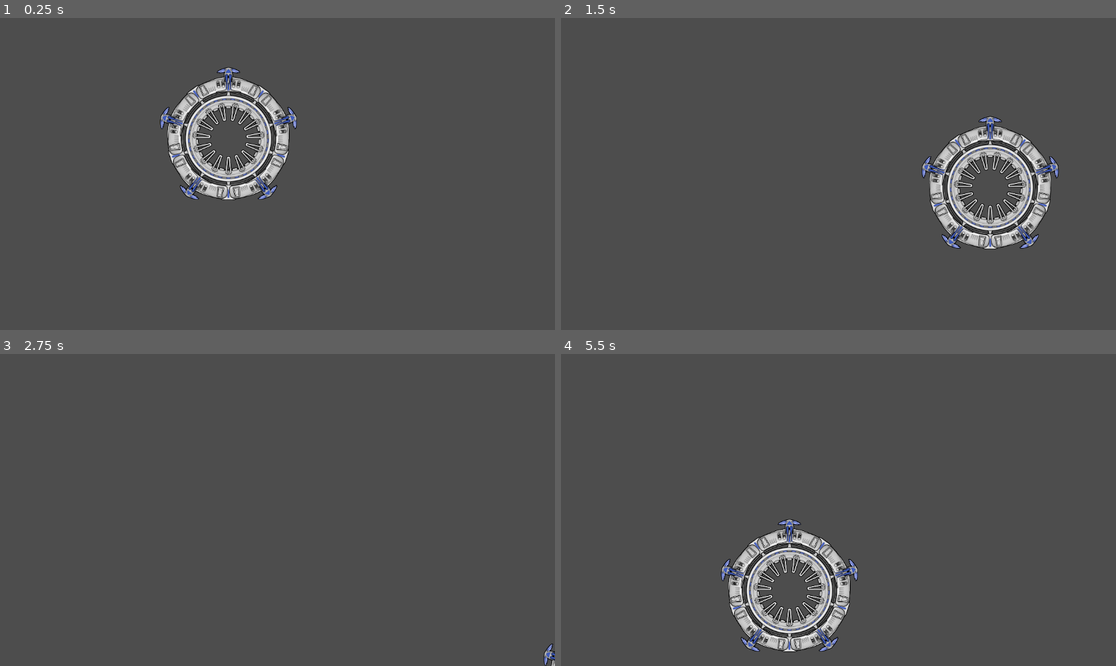
Above: before the commit, frames 1-4 (two rows, left to right).
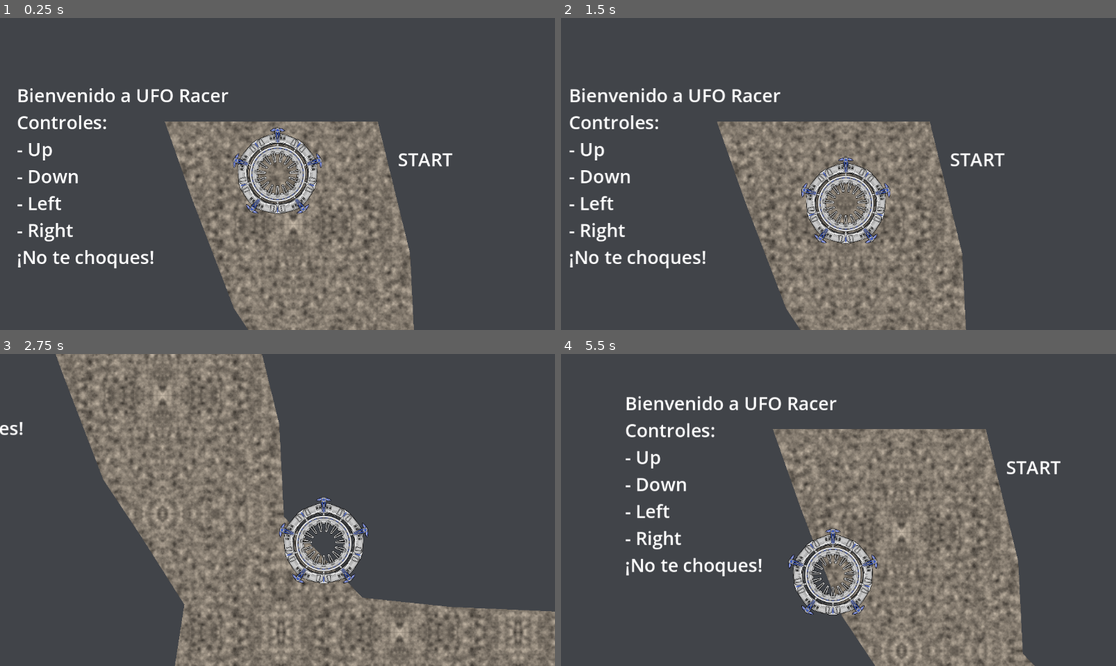
Above: after the commit, the same moments.

Repository: aPonce2001/JuegosInteractivosGodot
Game: Godot game, scene res://scenes/level-1.tscn
Two runs of this game, one before a commit and one after it. Both use one fixed random seed, a clock stepped at 60 frames per second and the inputs below.
Inputs:
- Up to frame 1 (0.25 s): no input
- Up to frame 2 (1.5 s): tap Enter at 0.5 s; hold Right (move_right) 0.53-1.28 s; hold Down (move_down) from 1.28 s (still down)
- Up to frame 3 (2.75 s): release Down (move_down) at 2.03 s; hold Right (move_right) from 2.03 s (still down)
- Up to frame 4 (5.5 s): release Right (move_right) at 2.78 s; hold Up (move_up) 2.78-3.53 s; hold Left (move_left) 3.53-5.03 s; hold Down (move_down) from 5.03 s (still down)

The runs differ from the first frame. In frame 1, 26% of the frame differs, in the area x 3-82%, y 15-100%; in frame 2, 29%; in frame 3, 38%, in the area x 0-100%, y 0-100%; in frame 4, 31%.

Commit message:
feat(ufo-racer): ufo-racer completed

Diff:
--- a/ufo-racer/scenes/level-1.tscn
+++ b/ufo-racer/scenes/level-1.tscn
@@ -1,8 +1,60 @@
-[gd_scene load_steps=2 format=3 uid="uid://cdysyd77h4a74"]
+[gd_scene load_steps=6 format=3 uid="uid://cdysyd77h4a74"]
 
 [ext_resource type="PackedScene" uid="uid://c1dcryri2wl2s" path="res://scenes/player.tscn" id="1_7ab3j"]
+[ext_resource type="Script" path="res://scripts/level-1.gd" id="1_cj8o1"]
+[ext_resource type="PackedScene" uid="uid://c8gv3bq1cjtad" path="res://scenes/maze.tscn" id="2_jo67u"]
+[ext_resource type="Texture2D" uid="uid://cr27wdx4hnmmb" path="res://assets/background/GameTileBG_01.png" id="3_37l02"]
+
+[sub_resource type="LabelSettings" id="LabelSettings_0vlgi"]
+font_size = 38
+outline_color = Color(0, 0, 0, 1)
 
 [node name="Level1" type="Node2D"]
+script = ExtResource("1_cj8o1")
 
 [node name="Player" parent="." instance=ExtResource("1_7ab3j")]
-position = Vector2(474, 240)
+position = Vector2(234, 102)
+
+[node name="Maze" parent="." instance=ExtResource("2_jo67u")]
+z_index = -1
+position = Vector2(759, 706)
+scale = Vector2(4.8048, 4.8048)
+
+[node name="Background" type="Sprite2D" parent="."]
+z_index = -2
+position = Vector2(194, -147)
+scale = Vector2(200, 200)
+texture = ExtResource("3_37l02")
+
+[node name="Start" type="Label" parent="."]
+offset_left = 484.0
+offset_top = 52.0
+offset_right = 627.0
+offset_bottom = 122.0
+text = "START"
+label_settings = SubResource("LabelSettings_0vlgi")
+
+[node name="End" type="Label" parent="."]
+offset_left = 1877.0
+offset_top = -604.0
+offset_right = 2020.0
+offset_bottom = -534.0
+text = "END
+"
+label_settings = SubResource("LabelSettings_0vlgi")
+
+[node name="Rules" type="Label" parent="."]
+offset_left = -307.0
+offset_top = -81.0
+offset_right = 248.0
+offset_bottom = 409.0
+text = "Bienvenido a UFO Racer
+Controles:
+- Up
+- Down
+- Left
+- Right
+¡No te choques!"
+label_settings = SubResource("LabelSettings_0vlgi")
+
+[connection signal="body_exited" from="Maze" to="." method="_on_maze_body_exited"]
--- /dev/null
+++ b/ufo-racer/scenes/maze.tscn
@@ -0,0 +1,14 @@
+[gd_scene load_steps=2 format=3 uid="uid://c8gv3bq1cjtad"]
+
+[ext_resource type="Texture2D" uid="uid://bili7nh1242nv" path="res://assets/textures/texture.png" id="1_43rka"]
+
+[node name="Area2D" type="Area2D"]
+
+[node name="CollisionPolygon2D" type="CollisionPolygon2D" parent="."]
+polygon = PackedVector2Array(-66, -147, -158, -147, -146, -113, -128, -66, -112, -42, -93, -12, -101, 40, -150, 73, -214, 101, -261, 134, -277, 166, -275, 201, -177, 217, -120, 177, -116, 140, -73, 112, -54, 132, -88, 150, -92, 177, -114, 213, -120, 228, -60, 239, 8, 243, 54, 212, 43, 166, 24, 112, 27, 81, 95, 60, 118, 114, 174, 169, 239, 221, 340, 181, 468, 144, 514, 109, 513, 62, 476, -10, 394, -39, 408, 26, 421, 56, 350, 106, 261, 144, 201, 137, 187, 97, 175, 62, 157, 32, 195, 65, 222, 116, 281, 104, 361, 61, 378, 13, 340, -36, 364, -80, 441, -70, 500, -43, 545, -117, 545, -214, 476, -279, 361, -270, 353, -215, 380, -174, 472, -205, 482, -130, 357, -119, 282, -114, 277, -28, 291, 9, 287, 44, 222, 41, 215, -18, 153, -38, 230, -39, 255, -48, 257, -111, 258, -145, 331, -138, 348, -175, 315, -219, 273, -257, 222, -258, 165, -243, 166, -163, 221, -146, 209, -95, 126, -94, 78, -90, 97, -42, 91, -8, 22, -11, -16, -15, -50, -50, -52, -90)
+
+[node name="Polygon2D" type="Polygon2D" parent="."]
+texture_repeat = 3
+texture = ExtResource("1_43rka")
+texture_scale = Vector2(10, 10)
+polygon = PackedVector2Array(-66, -147, -158, -147, -146, -113, -128, -66, -112, -42, -93, -12, -101, 40, -150, 73, -214, 101, -261, 134, -277, 166, -275, 201, -177, 217, -120, 177, -116, 140, -73, 112, -54, 132, -88, 150, -92, 177, -114, 213, -120, 228, -60, 239, 8, 243, 54, 212, 43, 166, 24, 112, 27, 81, 95, 60, 118, 114, 174, 169, 239, 221, 340, 181, 468, 144, 514, 109, 513, 62, 476, -10, 394, -39, 408, 26, 421, 56, 350, 106, 261, 144, 201, 137, 187, 97, 175, 62, 157, 32, 195, 65, 222, 116, 281, 104, 361, 61, 378, 13, 340, -36, 364, -80, 441, -70, 500, -43, 545, -117, 545, -214, 476, -279, 361, -270, 353, -215, 380, -174, 472, -205, 482, -130, 357, -119, 282, -114, 277, -28, 291, 9, 287, 44, 222, 41, 215, -18, 153, -38, 230, -39, 255, -48, 257, -111, 258, -145, 331, -138, 348, -175, 315, -219, 273, -257, 222, -258, 165, -243, 166, -163, 221, -146, 209, -95, 126, -94, 78, -90, 97, -42, 91, -8, 22, -11, -16, -15, -50, -50, -52, -90)
--- a/ufo-racer/scenes/player.tscn
+++ b/ufo-racer/scenes/player.tscn
@@ -7,16 +7,22 @@
 radius = 109.036
 
 [node name="Player" type="RigidBody2D"]
-mass = 0.03
+mass = 0.18
 center_of_mass_mode = 1
 gravity_scale = 0.0
-linear_damp = 100.0
+linear_damp = 10.0
 script = ExtResource("1_qflvm")
 
 [node name="Sprite2D" type="Sprite2D" parent="."]
-scale = Vector2(0.5, 0.5)
+scale = Vector2(0.325, 0.325)
 texture = ExtResource("1_l4ndf")
 
 [node name="CollisionShape2D" type="CollisionShape2D" parent="."]
-position = Vector2(-1.00001, 8.99998)
+position = Vector2(0, 7)
+scale = Vector2(0.650179, 0.650179)
 shape = SubResource("CircleShape2D_yqxwl")
+
+[node name="Camera2D" type="Camera2D" parent="."]
+position = Vector2(0, 7)
+position_smoothing_enabled = true
+drag_vertical_enabled = true
--- /dev/null
+++ b/ufo-racer/scripts/level-1.gd
@@ -0,0 +1,5 @@
+extends Node2D
+
+
+func _on_maze_body_exited(body):
+	get_tree().reload_current_scene()
